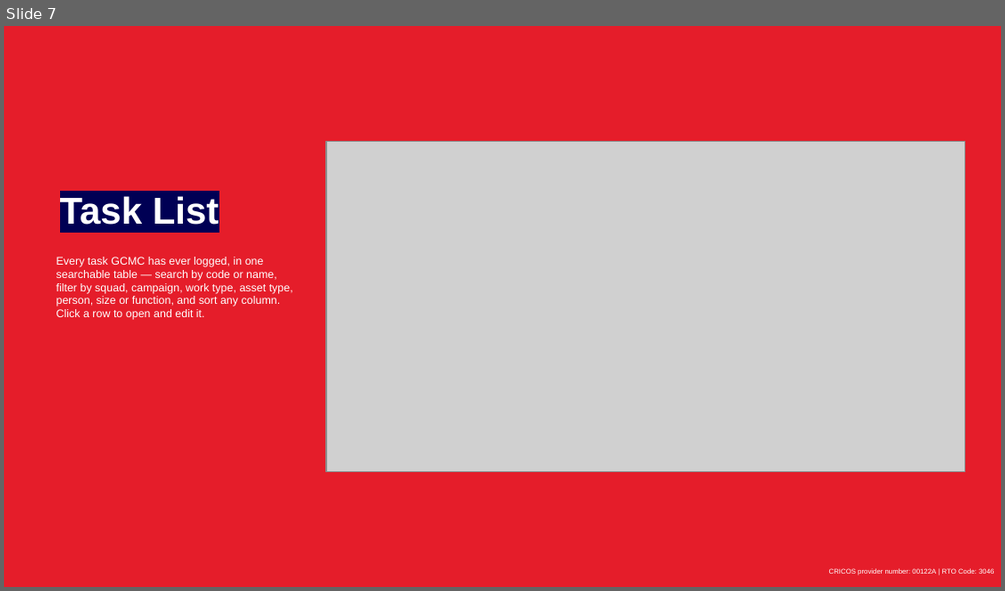
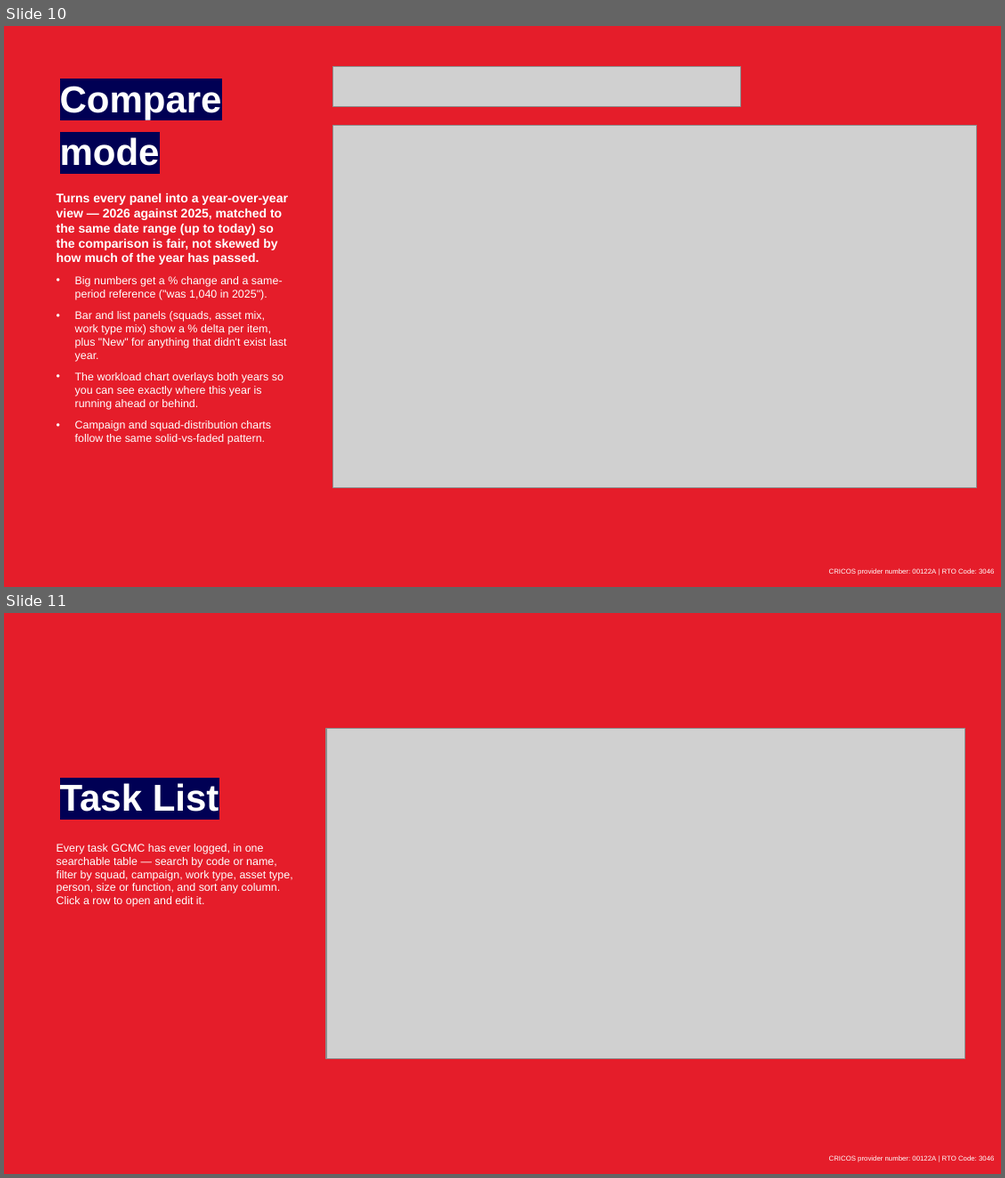
Before and after one commit to westmere7/Mel_WorkloadReport, a slide deck: Docs/Workload Report User Guide.pptx. Shown one above the other, each under a label of ours: slide 7 before the commit, slides 10 and 11 after it. The pictures are 1005x591 and 1005x1178 pixels, drawn with LibreOffice and Linux fonts; fonts in the diff are those of the drawing; grey boxes stand for pictures; background and template pictures are left out. Boxes give left, top, right and bottom in pixels: in the first picture for what was removed or moved away, otherwise in the second. Text is boxed around its words. In the diff, an @@ line names an element or a change of style, - is before the commit and + after.

```diff
--- a/Docs/Workload Report User Guide.pptx
+++ b/Docs/Workload Report User Guide.pptx
@@ slide 10 added at [4,26,1001,587], background #FFFFFF; not listed: 2 template elements that a slide beside it also shows @@
@@ picture added at [333,66,741,107] @@
@@ subtitle added at [60,86,222,166], 27 pt, text #FFFFFF, bold @@
+Compare
+mode
@@ picture added at [333,125,977,488] @@
@@ text added at [57,193,288,444], 8 pt, text #FFFFFF @@
+Turns every panel into a year-over-year view — 2026 against 2025, matched to the same date range (up to today) so the comparison is fair, not skewed by how much of the year has passed.
+• Big numbers get a % change and a same-period reference ("was 1,040 in 2025").
+• Bar and list panels (squads, asset mix, work type mix) show a % delta per item, plus "New" for anything that didn't exist last year.
+• The workload chart overlays both years so you can see exactly where this year is running ahead or behind.
+• Campaign and squad-distribution charts follow the same solid-vs-faded pattern.
@@ what was slide 7 is now slide 11 @@
```
Also in this commit, not shown: 6 slides changed, 9 other slides added, 5 slides removed.
